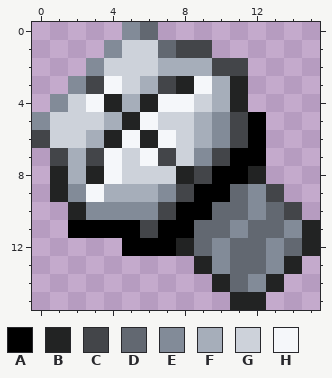
Pixel-art file: Assets/2d/Aseprite/Aseprite Raws/Items/MetalPartsConcept1.aseprite. Above, as it was before the edit.
16x16 pixels, 1 frame.
Palette (. is transparent): A #000000  B #222323  C #434549  D #626871  E #828b98  F #a6aeba  G #cdd2da  H #f5f7fa
Pixels before, first column x 0:
 0 .....ED.........
 1 ....EGGDCC......
 2 ...EGGGFFFCC....
 3 ..ECHGFCBHFB....
 4 .EGHBFBHHGFB....
 5 EGGGFBHGGFECA...
 6 CGGFBHBHGFECA...
 7 .CFCHGHCGECAA...
 8 .BFBHGGGBCAAB...
 9 .BEHFFFECAADEC..
10 ..BEEEECAADDEDC.
11 ..AAAACAADDEDDEB
12 .....AAABDEDDEDB
13 .........BEDDEB.
14 ..........BDEB..
15 ...........BB...
The same view after the edit:
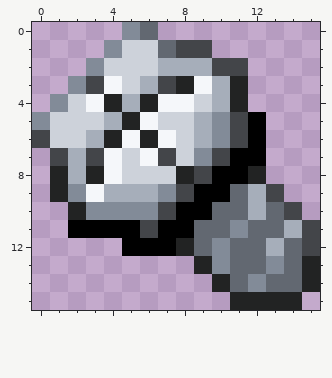
Changes in this commit:
y 9..10: x 12 E -> F
y 11: x 14..15 EB -> FC
y 12: x 13 E -> F; x 15 B -> C
y 13: x 14..15 B. -> DB
y 14: x 13..15 B.. -> DDB
y 15: x 13..14 .. -> BB
Boxes around the changes in both pictures, in picture pixels (x1, y1, x2, y2):
changed: (248, 184, 320, 310)
